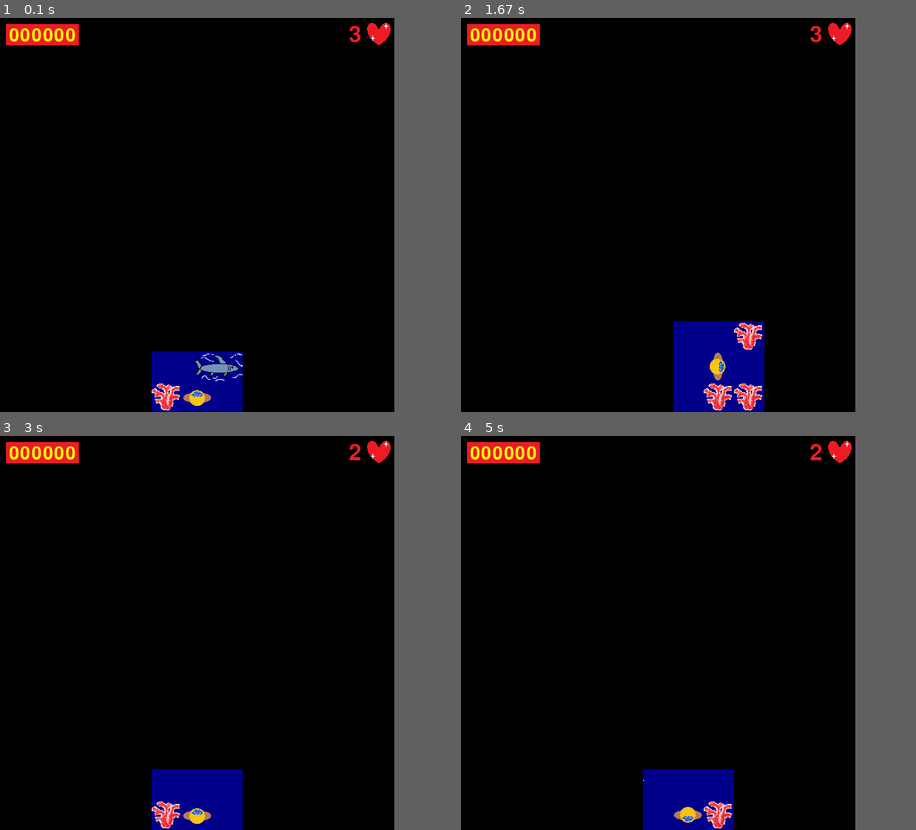
Above: before the commit, frames 1-4 (two rows, left to right).
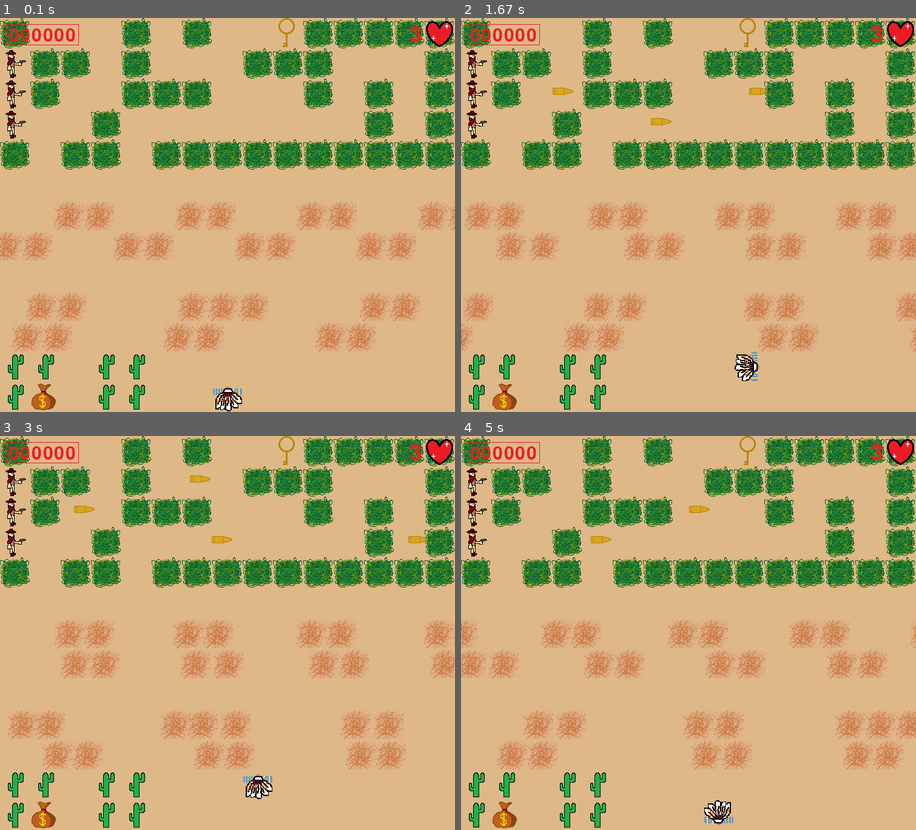
Above: after the commit, the same moments.

Repository: AZEN-SGG/PyGameProject
Game: pygame game, started from MainProgramm.py
Same seed, same stepped clock (60 frames per second), same inputs: the game is played once before the commit and once after it.
Inputs:
- Up to frame 1 (0.1 s): no input
- Up to frame 2 (1.67 s): hold Right 0.33-0.8 s; hold Up 0.83-1.13 s; hold Right 1.17-1.63 s
- Up to frame 3 (3 s): hold Left 1.67-2.2 s; hold Down 2.23-2.53 s; tap W at 2.57 s; tap Space at 2.9 s
- Up to frame 4 (5 s): hold Left 3.23-3.63 s; tap Space at 3.3, 3.73, 4.13, 4.43, 4.8 s; hold Up 3.67-4.03 s; hold Right 4.07-4.7 s; hold Down from 4.73 s (still down)
In our replay, the window is 650x650 before the commit and 750x650 after it. These sizes can differ from the game's own. Grey fills any space a smaller window leaves; there, only what the larger window draws over its background counts as a difference.

The runs differ from the first frame. In frame 1, 89% of the frame differs, in the area x 0-100%, y 0-100%; in frame 2, 90%; in frame 3, 89%; in frame 4, 90%.

Commit message:
Появилось изображение жизни на 2 уровне

Diff:
--- a/FirstLevel.py
+++ b/FirstLevel.py
@@ -18,6 +18,7 @@
 
 matrix = []
 
+life_group = pygame.sprite.Group()
 
 def faced(life):  # Отображает надпись и завершает программу
     global faced_bool
@@ -540,6 +541,8 @@
 heart_image = pygame.image.load(os.path.join(data_folder, 'heart.png')).convert()
 score = Score(screen)
 life = Life(725, 25, heart_image, screen, score)
+
+life_group.add(life)
 
 tumbleweed_image = pygame.image.load(os.path.join(data_folder, 'tumbleweed.png')).convert()
 tumbleweed_left_image = pygame.image.load(os.path.join(data_folder, 'tumbleweed_left.png')).convert()
@@ -832,7 +835,8 @@
         # Рендеринг
         all_sprites.draw(screen)
         score.update()
-        life.update()
+        life_group.update()
+        life_group.draw(screen)
         # Вывод клетчатого поля
         if faced_bool:
             faced(life)
@@ -843,3 +847,4 @@
         number_frames += 1
         # После отрисовки всего, переворачиваем экран
         pygame.display.flip()
+first_level(True)
--- a/SecondLevel.py
+++ b/SecondLevel.py
@@ -7,6 +7,7 @@
 HEIGHT = 650
 FPS = 20
 
+#Создание групп спрайтов
 all_sprites = pygame.sprite.Group()
 key_group = pygame.sprite.Group()
 key_star_group = pygame.sprite.Group()
@@ -25,12 +26,12 @@
 KEY_STAR = False
 
 
-def win():
+def win(): #функция победы
     global win_bool  # переменная отвечающая за работоспособность спрайтов
     win_bool = True  # При win_bool равном правде все спрайты останавливаются
 
     font = pygame.font.Font(None, 50)
-    text = font.render("Вы выиграли", True, 'white')  # Нужно дописать про пробел
+    text = font.render("Вы выиграли", True, 'white')
     text_x = WIDTH // 2 - text.get_width() // 2
     text_y = HEIGHT // 2 - text.get_height() // 2
     text_w = text.get_width()
@@ -40,7 +41,7 @@
     screen.blit(text, (text_x, text_y))
 
 
-def return_back():
+def return_back(): #Возвращение спрайтов на исходные позиции
     life.take_away_life()
     shark1.reloaded()
     shark2.reloaded()
@@ -55,7 +56,7 @@
     player.reloaded()
     key.reloaded()
     key_star.reloaded()
-    if life.give_life() < 0 or win_bool:
+    if life.give_life() < 0: # Обнуление очков при нехватке жизней
         score.discharge()
         life.alive()
         star.status_collected()
@@ -74,12 +75,12 @@
     sea_star4.reloaded()
 
 
-def faced():  # Отображает надпись и завершает программу
+def faced():  # Игрок проиграл, отображение надписи
     global faced_bool
     faced_bool = True
 
     font = pygame.font.Font(None, 50)
-    text = font.render("Игра окончена", True, 'white')  # Нужно дописать про пробел
+    text = font.render("Игра окончена", True, 'white')
     text_x = WIDTH // 2 - text.get_width() // 2
     text_y = HEIGHT // 2 - text.get_height() // 2
     text_w = text.get_width()
@@ -89,7 +90,7 @@
     screen.blit(text, (text_x, text_y))
 
 
-def load_image(name, color_key=None):
+def load_image(name, color_key=None): # Функция для получения фотографий
     fullname = os.path.join(name)
     try:
         image = pygame.image.load(fullname).convert()
@@ -106,17 +107,7 @@
     return image
 
 
-def load_level(filename):
-    filename = filename
-    with open(filename, 'r') as mapFile:
-        level_map = [line.strip() for line in mapFile]
-
-    max_width = max(map(len, level_map))
-
-    return list(map(lambda x: x.ljust(max_width, '.'), level_map))
-
-
-class Shark(pygame.sprite.Sprite):
+class Shark(pygame.sprite.Sprite): #Класс акулы
     def __init__(self, sheet, columns, rows, x, y, SPEED, status):
         super().__init__(all_sprites)
         self.frames = []
@@ -129,7 +120,7 @@
         self.status = status
         self.spi = [sheet, columns, rows, x, y, SPEED, status]
 
-    def cut_sheet(self, sheet, columns, rows):
+    def cut_sheet(self, sheet, columns, rows): #получение изображения
         self.rect = pygame.Rect(0, 0, sheet.get_width() // columns,
                                 sheet.get_height() // rows)
         for j in range(rows):
@@ -138,7 +129,7 @@
                 self.frames.append(sheet.subsurface(pygame.Rect(
                     frame_location, self.rect.size)))
 
-    def update(self):
+    def update(self): #движение акул, изменение изображения
         self.cur_frame = (self.cur_frame + 1) % len(self.frames)
         self.image = self.frames[self.cur_frame]
         self.image.set_colorkey('red')
@@ -177,11 +168,11 @@
         if pygame.sprite.collide_mask(self, player):
             faced()
 
-    def reloaded(self):
+    def reloaded(self): #возвращение на исходную позицию
         self.__init__(*self.spi)
 
 
-class SeaStar(pygame.sprite.Sprite):
+class SeaStar(pygame.sprite.Sprite): #Класс морской звезды (очки)
     def __init__(self, x, y):
         pygame.sprite.Sprite.__init__(self)
         self.image = sea_star_image
@@ -201,7 +192,7 @@
                 self.adding_points()
                 self.collected = True
 
-    def adding_points(self):
+    def adding_points(self): #добавление очков
         self.hide = True
         self.collected = True
 
@@ -217,7 +208,7 @@
         self.collected = False
 
 
-class Star(pygame.sprite.Sprite):
+class Star(pygame.sprite.Sprite): #Класс звезды
     def __init__(self, x, y):
         pygame.sprite.Sprite.__init__(self)
         self.image = white_image
@@ -236,7 +227,7 @@
             if pygame.sprite.collide_mask(self, player):
                 self.adding_points()
 
-    def adding_points(self):
+    def adding_points(self): #добавление очков
         self.hide = True
         self.collected = True
 
